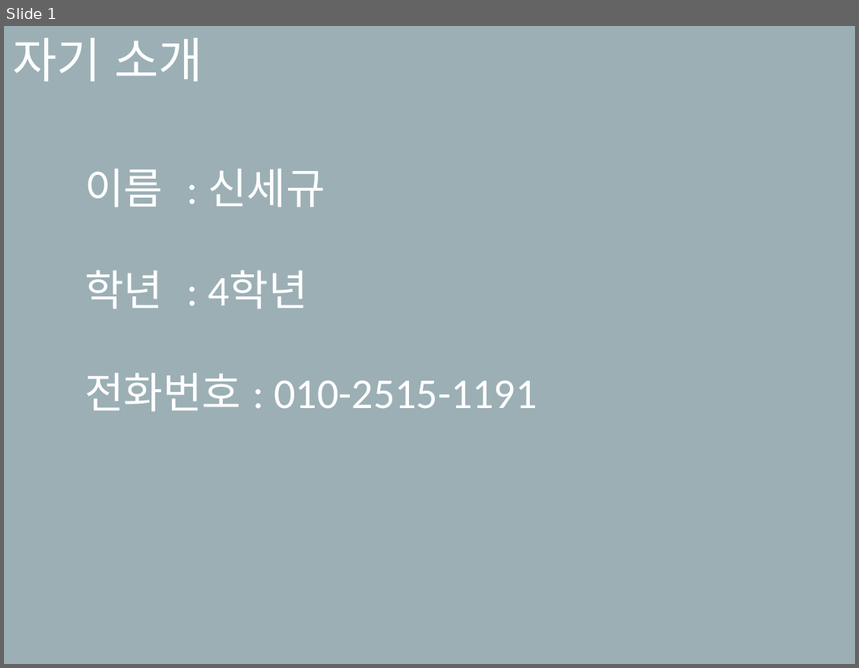
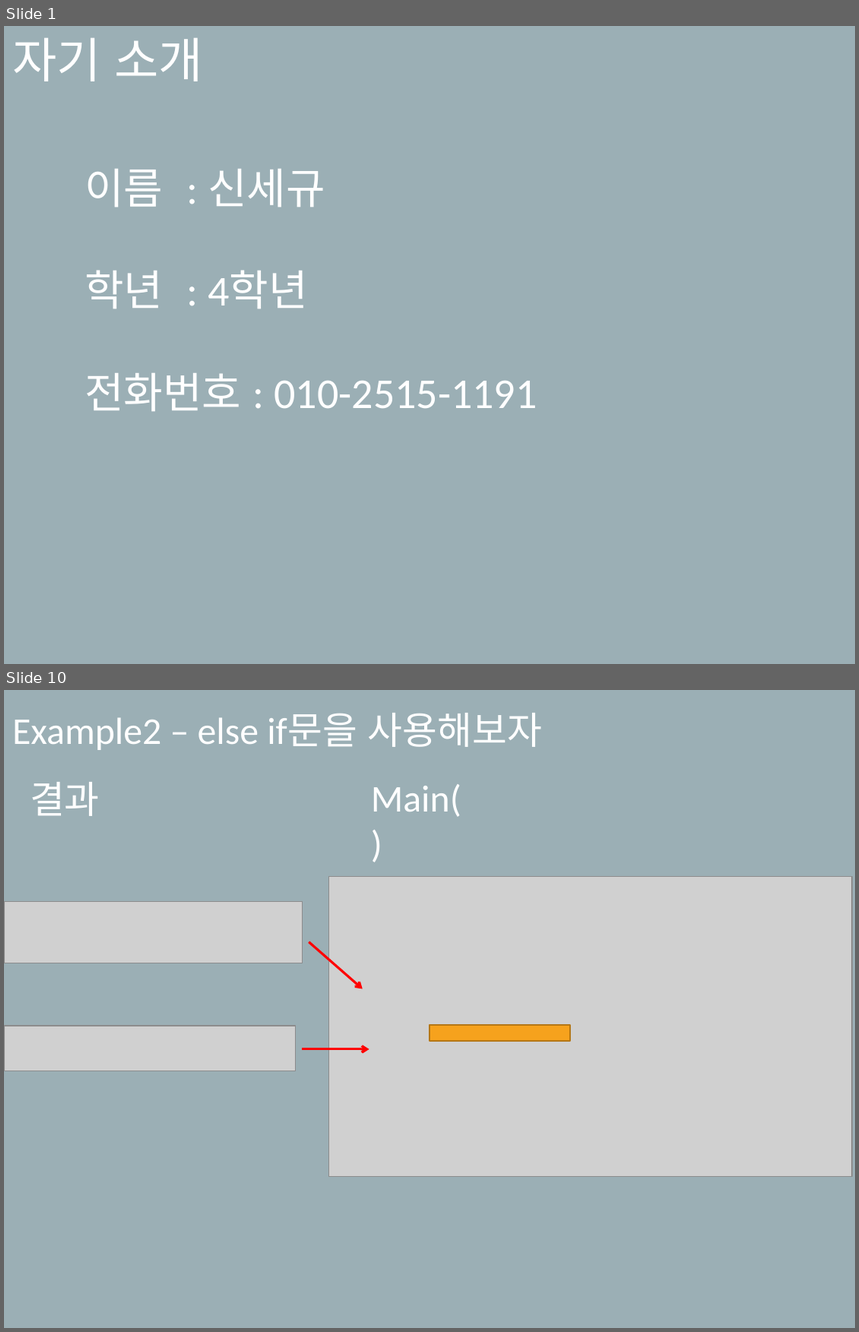
Before and after one commit to SekyuShin/Mentoring, a slide deck: 2019_Mentoring/2_weeks/멘토링_2주차.pptx. Shown one above the other, each under a label of ours: slide 1 before the commit, slides 1 and 10 after it; the slides between them are not shown. The pictures are 859x668 and 859x1332 pixels, drawn with LibreOffice and Linux fonts; fonts in the diff are those of the drawing; grey boxes stand for pictures. Boxes give left, top, right and bottom in pixels: in the first picture for what was removed or moved away, otherwise in the second. Text is boxed around its words. In the diff, an @@ line names an element or a change of style, - is before the commit and + after.

```diff
--- a/2019_Mentoring/2_weeks/멘토링_2주차.pptx
+++ b/2019_Mentoring/2_weeks/멘토링_2주차.pptx
@@ slide 10 added at [4, 690, 855, 1328], background #9BAFB5 @@
@@ subtitle added at [12, 713, 542, 750], 32 pt, text #FFFFFF @@
+Example2 – else if문을 사용해보자
@@ text added at [30, 782, 100, 816], 32 pt, text #FFFFFF @@
+결과
@@ text added at [371, 784, 462, 817], 32 pt, text #FFFFFF @@
+Main()
@@ picture added at [329, 876, 853, 1176] @@
@@ picture added at [4, 902, 302, 964] @@
@@ arrow added from (309, 942) to (363, 989), #FF0000 2 pt @@
@@ picture added at [4, 1026, 295, 1072] @@
@@ rectangle added at [430, 1025, 570, 1042], fill #F6A21D, outline #B67815 1 pt @@
@@ arrow added from (302, 1049) to (369, 1049), #FF0000 2 pt @@
```
Also in this commit, not shown: 4 slides changed, 9 other slides added, 3 slides removed, 12 other files.
